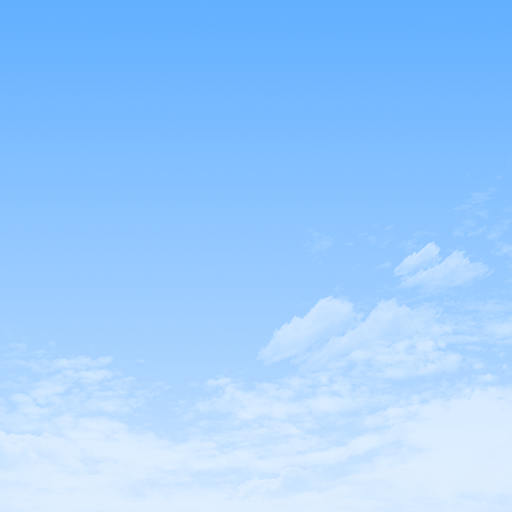
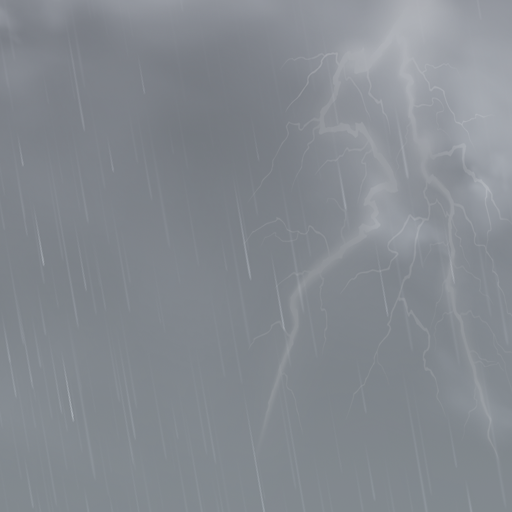
Before/after of a w=512, h=512 layered artwork. What changed in the layer stack:
added layer "stormy" above "partly-cloudy-night" over [left=0, top=0, right=512, bottom=512]
hid "partly-cloudy" over [left=0, top=61, right=512, bottom=512]
added layer "Stormy Background" above "Night Background" over [left=0, top=0, right=512, bottom=512]
hid "Day Background", painted on it over [left=0, top=0, right=512, bottom=512]
